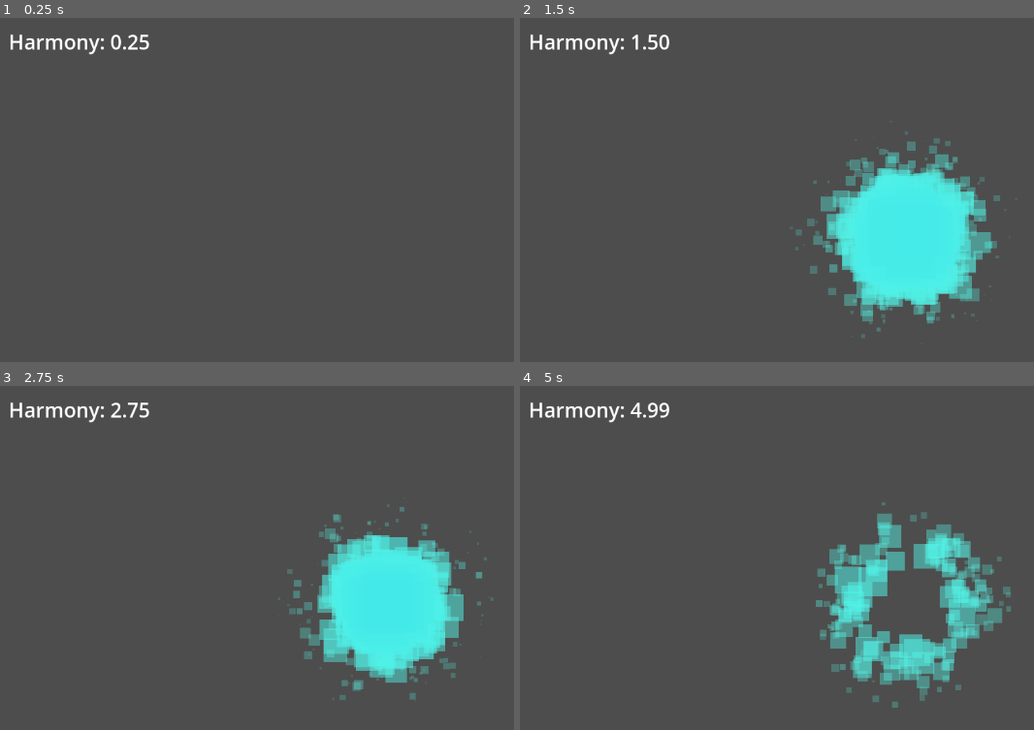
Above: before the commit, frames 1-4 (two rows, left to right).
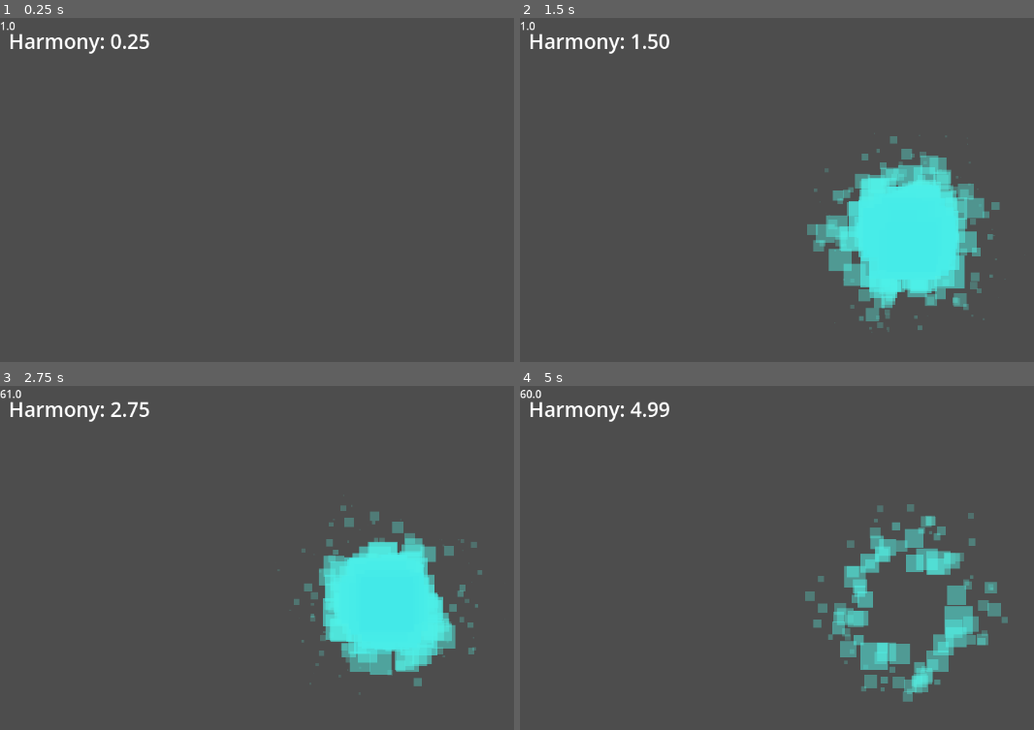
Above: after the commit, the same moments.

Repository: zKawaiiKittyz/Melodic-Idle
Game: Godot game, scene res://main.tscn
Same seed, same stepped clock (60 frames per second), same inputs: the game is played once before the commit and once after it.
Inputs:
- Up to frame 1 (0.25 s): no input
- Up to frame 2 (1.5 s): tap Enter at 0.5 s; tap A (A) at 0.6 s; tap D (D) at 0.8, 1.35 s
- Up to frame 3 (2.75 s): tap F (F) at 1.55, 2.1 s; tap K (K) at 2.3 s
- Up to frame 4 (5 s): tap K (K) at 2.85 s; tap L (L) at 3.05, 3.6 s; tap S (S) at 3.8, 4.35 s; tap A (A) at 4.55 s

The runs differ from the first frame. In frame 1, 0.3% of the frame differs, in the area x 0-30%, y 1-11%; in frame 2, 6.2%; in frame 3, 5.2%; in frame 4, 9.1%, in the area x 0-96%, y 1-94%.

Commit message:
fps counter

Diff:
--- a/melodic-idle-mew/main.gd
+++ b/melodic-idle-mew/main.gd
@@ -1,4 +1,5 @@
-extends Node2D
+class_name Main
+extends Node
 
 signal harmony_changed
 
@@ -42,15 +43,17 @@
 
 var combos: Array[Combo] = []
 
-@onready var harmony_label: Label = $Label
+@onready var harmony_label: Label = %HarmonyLabel
 @onready var sound_player: AudioStreamPlayer = $AudioStreamPlayer
-@onready var keypress_particles: GPUParticles2D = $KeypressParticles
+@onready var keypress_particles: GPUParticles2D = %KeypressParticles
+@onready var fps_label: Label = %FPSLabel
 
 #region Ready
 
 func _ready() -> void:
 	_setup_harmony_label()
 	_create_combos()
+	_update_fps_label()
 
 func _setup_harmony_label() -> void:
 	harmony_changed.connect(_update_harmony_label)
@@ -90,6 +93,11 @@
 #endregion
 
 #region Control
+
+func _update_fps_label() -> void:
+	while true:
+		fps_label.text = str(Engine.get_frames_per_second())
+		await get_tree().create_timer(1.0).timeout
 
 func _update_harmony_label() -> void:
 	harmony_label.text = "Harmony: %s" % str(harmony).pad_decimals(2)
@@ -136,7 +144,7 @@
 	print("Unlocked %s!" % combo.name)
 
 func _play_particle_effect() -> void:
-	keypress_particles.global_position = get_viewport_rect().size / 2.0
+	#keypress_particles.global_position = get_viewport_rect().size / 2.0
 	keypress_particles.emitting = true
 
 #endregion
--- a/melodic-idle-mew/main.tscn
+++ b/melodic-idle-mew/main.tscn
@@ -28,22 +28,43 @@
 scale_curve = SubResource("CurveTexture_lquwl")
 color_ramp = SubResource("GradientTexture1D_h2yge")
 
-[node name="Main" type="Node2D"]
+[node name="Main" type="Node"]
 script = ExtResource("1_ig7tw")
 
-[node name="Label" type="Label" parent="."]
+[node name="AudioStreamPlayer" type="AudioStreamPlayer" parent="."]
+
+[node name="CanvasLayer" type="CanvasLayer" parent="."]
+
+[node name="HarmonyLabel" type="Label" parent="CanvasLayer"]
+unique_name_in_owner = true
 offset_left = 13.0
-offset_top = 14.0
-offset_right = 103.0
-offset_bottom = 37.0
+offset_top = 13.0
+offset_right = 181.0
+offset_bottom = 55.0
 theme_override_font_sizes/font_size = 30
 text = "Harmony: 0"
 
-[node name="AudioStreamPlayer" type="AudioStreamPlayer" parent="."]
+[node name="FPSLabel" type="Label" parent="CanvasLayer"]
+unique_name_in_owner = true
+offset_right = 40.0
+offset_bottom = 23.0
 
-[node name="KeypressParticles" type="GPUParticles2D" parent="."]
+[node name="CenterScreen" type="Control" parent="CanvasLayer"]
+layout_mode = 3
+anchors_preset = 8
+anchor_left = 0.5
+anchor_top = 0.5
+anchor_right = 0.5
+anchor_bottom = 0.5
+grow_horizontal = 2
+grow_vertical = 2
+size_flags_horizontal = 4
+size_flags_vertical = 4
+
+[node name="KeypressParticles" type="GPUParticles2D" parent="CanvasLayer/CenterScreen"]
+unique_name_in_owner = true
 emitting = false
-amount = 500
+amount = 300
 texture = SubResource("CanvasTexture_ig7tw")
 lifetime = 0.8
 one_shot = true
